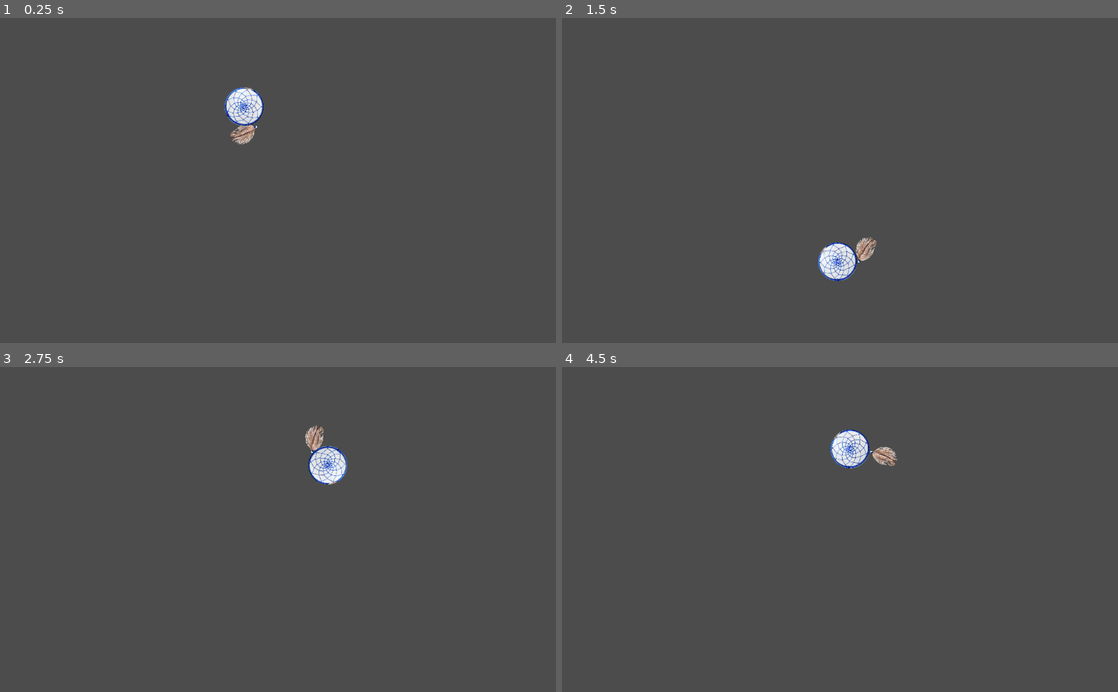
Above: before the commit, frames 1-4 (two rows, left to right).
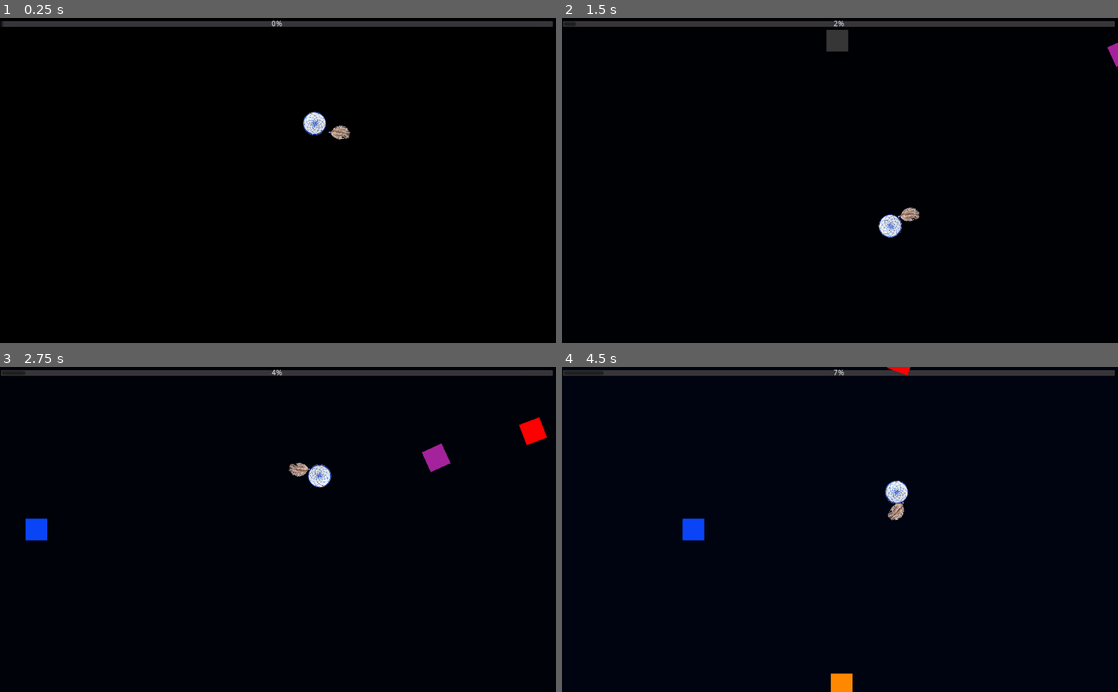
Above: after the commit, the same moments.

Repository: timmmmmb/GodotWildJam55
Game: Godot game, scene res://scenes/Level.tscn
The game is run twice, just before and just after one commit, with the same random seed, the same clock (stepped at 60 frames per second) and the same inputs.
Inputs (mouse positions are in pixels of both pictures, inside the frame that each line leads up to):
- Up to frame 1 (0.25 s): no input
- Up to frame 2 (1.5 s): move the mouse to (962, 164) at 0.52 s; move the mouse to (728, 196) at 1.27 s
- Up to frame 3 (2.75 s): move the mouse to (333, 458) at 2.02 s
- Up to frame 4 (4.5 s): move the mouse to (812, 594) at 2.77 s; move the mouse to (1006, 578) at 3.52 s; move the mouse to (673, 480) at 4.27 s

The runs differ from the first frame. In frame 1, 99% of the frame differs, in the area x 0-100%, y 0-100%; in frame 2, 98%; in frame 3, 99%; in frame 4, 99%.

Commit message:
Added dreams

Diff:
--- a/project.godot
+++ b/project.godot
@@ -8,8 +8,14 @@
 
 config_version=4
 
-_global_script_classes=[  ]
+_global_script_classes=[ {
+"base": "Area2D",
+"class": "Dream",
+"language": "GDScript",
+"path": "res://scenes/dreams/Dream.gd"
+} ]
 _global_script_class_icons={
+"Dream": ""
 }
 
 [application]
--- a/scenes/Player.gd
+++ b/scenes/Dreamcatcher.gd
@@ -3,7 +3,7 @@
 const DEADZONE = 0.3
 const EPSILON = 0.0001
 
-export var speed: float
+export var movement_speed: float
 export var radius: float
 export var rotation_speed: float
 
@@ -50,7 +50,7 @@
 	self.last_mouse_angle = mouse_angle
 
 
-func _get_angle_delta(from: float, to: float, speeed: float, delta: float) -> float:
+func _get_angle_delta(from: float, to: float, speed: float, delta: float) -> float:
 	from = _normalize_angle(from)
 	var angle_delta = _normalize_angle(to - from)
 
@@ -58,16 +58,17 @@
 		angle_delta -= TAU
 
 	var max_delta = speed * delta
-
 	return clamp(angle_delta, -max_delta, max_delta)
 
 
 func _physics_process(delta: float) -> void:
 	_update_target_angle()
 
-	var angle_delta = _get_angle_delta(self.current_angle, self.target_angle, self.speed, delta)
+	var angle_delta = _get_angle_delta(
+		self.current_angle, self.target_angle, self.movement_speed, delta
+	)
 	self.current_angle += angle_delta
-	position = Vector2(radius, 0.0).rotated(self.current_angle)
+	self.position = Vector2(radius, 0.0).rotated(self.current_angle)
 
 	if angle_delta > 0:
 		self.target_rotation = self.current_angle + PI / 2
--- a/scenes/Player.tscn
+++ b/scenes/Dreamcatcher.tscn
@@ -1,21 +1,21 @@
 [gd_scene load_steps=6 format=2]
 
 [ext_resource path="res://assets/Dreamcatcher.png" type="Texture" id=1]
-[ext_resource path="res://scenes/Player.gd" type="Script" id=2]
+[ext_resource path="res://scenes/Dreamcatcher.gd" type="Script" id=2]
 [ext_resource path="res://assets/Feather.png" type="Texture" id=3]
 
 [sub_resource type="CapsuleShape2D" id=3]
-radius = 12.0
+radius = 9.99997
+height = 12.0
 
 [sub_resource type="CircleShape2D" id=2]
-radius = 35.0
+radius = 20.0
 
-[node name="Player" type="KinematicBody2D"]
+[node name="Dreamcatcher" type="KinematicBody2D" groups=["dreamcatcher"]]
 script = ExtResource( 2 )
-speed = 10.0
 
 [node name="PinJoint2D" type="PinJoint2D" parent="."]
-position = Vector2( -36, 0 )
+position = Vector2( -21, 0 )
 node_a = NodePath("..")
 node_b = NodePath("../Feather")
 disable_collision = false
@@ -23,18 +23,18 @@
 [node name="Feather" type="RigidBody2D" parent="."]
 
 [node name="Sprite" type="Sprite" parent="Feather"]
-position = Vector2( -62, -2 )
+position = Vector2( -41, -1 )
 rotation = 1.5708
-scale = Vector2( 0.2, 0.2 )
+scale = Vector2( 0.15, 0.15 )
 texture = ExtResource( 3 )
 
 [node name="CollisionShape2D" type="CollisionShape2D" parent="Feather"]
-position = Vector2( -64, 0 )
+position = Vector2( -43, -1 )
 rotation = 1.5708
 shape = SubResource( 3 )
 
 [node name="Sprite" type="Sprite" parent="."]
-scale = Vector2( 0.25, 0.25 )
+scale = Vector2( 0.15, 0.15 )
 texture = ExtResource( 1 )
 
 [node name="CollisionShape2D" type="CollisionShape2D" parent="."]
--- a/scenes/Level.tscn
+++ b/scenes/Level.tscn
@@ -1,13 +1,166 @@
-[gd_scene load_steps=2 format=2]
+[gd_scene load_steps=9 format=2]
 
-[ext_resource path="res://scenes/Player.tscn" type="PackedScene" id=1]
+[ext_resource path="res://scenes/Dreamcatcher.tscn" type="PackedScene" id=1]
+[ext_resource path="res://scenes/dreams/GoodDream.tscn" type="PackedScene" id=2]
+[ext_resource path="res://scenes/dreams/BadDream.tscn" type="PackedScene" id=3]
+[ext_resource path="res://scenes/dreams/FastDream.tscn" type="PackedScene" id=4]
+[ext_resource path="res://scenes/dreams/SpiralDream.tscn" type="PackedScene" id=5]
+[ext_resource path="res://scenes/dreams/RandomDream.tscn" type="PackedScene" id=6]
+
+[sub_resource type="Animation" id=1]
+resource_name = "Main"
+length = 60.0
+loop = true
+tracks/0/type = "bezier"
+tracks/0/path = NodePath("Background:color:r")
+tracks/0/interp = 1
+tracks/0/loop_wrap = true
+tracks/0/imported = false
+tracks/0/enabled = true
+tracks/0/keys = {
+"points": PoolRealArray( 0, -0.25, 0, 0.25, 0, 0, -0.25, 0, 0.25, 0, 0.580392, -0.25, 0, 0.25, 0, 1, -0.25, 0, 0.25, 0 ),
+"times": PoolRealArray( 0, 52.2, 56.5, 60 )
+}
+tracks/1/type = "bezier"
+tracks/1/path = NodePath("Background:color:g")
+tracks/1/interp = 1
+tracks/1/loop_wrap = true
+tracks/1/imported = false
+tracks/1/enabled = true
+tracks/1/keys = {
+"points": PoolRealArray( 0, -0.25, 0, 0.25, 0, 0.203922, -0.25, 0, 0.25, 0, 0, -0.25, 0, 0.25, 0, 0.937255, -0.25, 0, 0.25, 0 ),
+"times": PoolRealArray( 0, 52.2, 56.5, 60 )
+}
+tracks/2/type = "bezier"
+tracks/2/path = NodePath("Background:color:b")
+tracks/2/interp = 1
+tracks/2/loop_wrap = true
+tracks/2/imported = false
+tracks/2/enabled = true
+tracks/2/keys = {
+"points": PoolRealArray( 0, -0.25, 0, 0.25, 0, 0.74902, -0.25, 0, 0.25, 0, 0.937255, -0.25, 0, 0.25, 0, 0, -0.25, 0, 0.25, 0 ),
+"times": PoolRealArray( 0, 52.2, 56.5, 60 )
+}
+tracks/3/type = "bezier"
+tracks/3/path = NodePath("Background:color:a")
+tracks/3/interp = 1
+tracks/3/loop_wrap = true
+tracks/3/imported = false
+tracks/3/enabled = true
+tracks/3/keys = {
+"points": PoolRealArray( 1, -0.25, 0, 0.25, 0, 1, -0.25, 0, 0.25, 0, 1, -0.25, 0, 0.25, 0, 1, -0.25, 0, 0.25, 0 ),
+"times": PoolRealArray( 0, 52.2, 56.5, 60 )
+}
+tracks/4/type = "value"
+tracks/4/path = NodePath("ProgressBar:value")
+tracks/4/interp = 1
+tracks/4/loop_wrap = true
+tracks/4/imported = false
+tracks/4/enabled = true
+tracks/4/keys = {
+"times": PoolRealArray( 0, 60 ),
+"transitions": PoolRealArray( 1, 1 ),
+"update": 0,
+"values": [ 0.0, 100.0 ]
+}
+
+[sub_resource type="Animation" id=2]
+length = 0.001
+tracks/0/type = "bezier"
+tracks/0/path = NodePath("Background:color:r")
+tracks/0/interp = 1
+tracks/0/loop_wrap = true
+tracks/0/imported = false
+tracks/0/enabled = true
+tracks/0/keys = {
+"points": PoolRealArray( 0, -0.25, 0, 0.25, 0 ),
+"times": PoolRealArray( 0 )
+}
+tracks/1/type = "bezier"
+tracks/1/path = NodePath("Background:color:g")
+tracks/1/interp = 1
+tracks/1/loop_wrap = true
+tracks/1/imported = false
+tracks/1/enabled = true
+tracks/1/keys = {
+"points": PoolRealArray( 0, -0.25, 0, 0.25, 0 ),
+"times": PoolRealArray( 0 )
+}
+tracks/2/type = "bezier"
+tracks/2/path = NodePath("Background:color:b")
+tracks/2/interp = 1
+tracks/2/loop_wrap = true
+tracks/2/imported = false
+tracks/2/enabled = true
+tracks/2/keys = {
+"points": PoolRealArray( 0, -0.25, 0, 0.25, 0 ),
+"times": PoolRealArray( 0 )
+}
+tracks/3/type = "bezier"
+tracks/3/path = NodePath("Background:color:a")
+tracks/3/interp = 1
+tracks/3/loop_wrap = true
+tracks/3/imported = false
+tracks/3/enabled = true
+tracks/3/keys = {
+"points": PoolRealArray( 1, -0.25, 0, 0.25, 0 ),
+"times": PoolRealArray( 0 )
+}
+tracks/4/type = "value"
+tracks/4/path = NodePath("ProgressBar:value")
+tracks/4/interp = 1
+tracks/4/loop_wrap = true
+tracks/4/imported = false
+tracks/4/enabled = true
+tracks/4/keys = {
+"times": PoolRealArray( 0 ),
+"transitions": PoolRealArray( 1 ),
+"update": 0,
+"values": [ 0.0 ]
+}
 
 [node name="Level" type="Node2D"]
 
-[node name="Player" parent="." instance=ExtResource( 1 )]
-speed = 8.0
-radius = 150.0
-rotation_speed = 2.0
+[node name="AnimationPlayer" type="AnimationPlayer" parent="."]
+autoplay = "Main"
+anims/Main = SubResource( 1 )
+anims/RESET = SubResource( 2 )
+
+[node name="Background" type="ColorRect" parent="."]
+margin_left = -520.0
+margin_top = -312.0
+margin_right = 520.0
+margin_bottom = 304.0
+color = Color( 0, 0, 0, 1 )
+__meta__ = {
+"_edit_lock_": true
+}
+
+[node name="ProgressBar" type="ProgressBar" parent="."]
+margin_left = -512.0
+margin_top = -296.0
+margin_right = 508.0
+margin_bottom = -282.0
+
+[node name="Dreamcatcher" parent="." instance=ExtResource( 1 )]
+movement_speed = 4.0
+radius = 125.0
+rotation_speed = 10.0
 
 [node name="Camera2D" type="Camera2D" parent="."]
 current = true
+
+[node name="GoodDream" parent="." instance=ExtResource( 2 )]
+position = Vector2( -720, 0 )
+
+[node name="BadDream" parent="." instance=ExtResource( 3 )]
+position = Vector2( -8, -408 )
+
+[node name="FastDream" parent="." instance=ExtResource( 4 )]
+position = Vector2( 792, -360 )
+
+[node name="SpiralDream" parent="." instance=ExtResource( 5 )]
+position = Vector2( 680, 376 )
+
+[node name="RandomDream" parent="." instance=ExtResource( 6 )]
+position = Vector2( 8, 736 )
--- /dev/null
+++ b/scenes/dreams/BadDream.tscn
@@ -0,0 +1,9 @@
+[gd_scene load_steps=2 format=2]
+
+[ext_resource path="res://scenes/dreams/GoodDream.tscn" type="PackedScene" id=1]
+
+[node name="BadDream" instance=ExtResource( 1 )]
+dream_type = 1
+
+[node name="ColorRect" parent="." index="1"]
+color = Color( 0.215686, 0.215686, 0.215686, 1 )
--- /dev/null
+++ b/scenes/dreams/Dream.gd
@@ -0,0 +1,38 @@
+class_name Dream
+extends Area2D
+
+signal loose_life
+
+enum DreamType { GOOD, BAD }
+
+export var speed: Vector2 = Vector2(100.0, 0.0)
+export (DreamType) var dream_type = DreamType.GOOD
+
+const center_radius: float = 30.0
+
+
+func _physics_process(delta: float) -> void:
+	look_at(Vector2.ZERO)
+
+	self.position += self.speed.rotated(self.rotation) * delta
+
+	if position.abs().length() < center_radius:
+		_on_center_entered()
+
+	for body in self.get_overlapping_bodies():
+		if body.is_in_group("dreamcatcher"):
+			_on_collission_with_dreamcatcher()
+
+
+func _on_collission_with_dreamcatcher() -> void:
+	get_parent().remove_child(self)
+
+	if self.dream_type == DreamType.GOOD:
+		emit_signal("loose_life")
+
+
+func _on_center_entered() -> void:
+	get_parent().remove_child(self)
+
+	if self.dream_type == DreamType.BAD:
+		emit_signal("loose_life")
--- /dev/null
+++ b/scenes/dreams/FastDream.tscn
@@ -0,0 +1,10 @@
+[gd_scene load_steps=2 format=2]
+
+[ext_resource path="res://scenes/dreams/GoodDream.tscn" type="PackedScene" id=1]
+
+[node name="FastDream" instance=ExtResource( 1 )]
+speed = Vector2( 200, 0 )
+dream_type = 1
+
+[node name="ColorRect" parent="." index="1"]
+color = Color( 0.647059, 0.141176, 0.615686, 1 )
--- /dev/null
+++ b/scenes/dreams/GoodDream.tscn
@@ -0,0 +1,19 @@
+[gd_scene load_steps=3 format=2]
+
+[ext_resource path="res://scenes/dreams/Dream.gd" type="Script" id=1]
+
+[sub_resource type="RectangleShape2D" id=1]
+extents = Vector2( 20, 20 )
+
+[node name="GoodDream" type="Area2D"]
+script = ExtResource( 1 )
+
+[node name="CollisionShape2D" type="CollisionShape2D" parent="."]
+shape = SubResource( 1 )
+
+[node name="ColorRect" type="ColorRect" parent="."]
+margin_left = -20.0
+margin_top = -20.0
+margin_right = 20.0
+margin_bottom = 20.0
+color = Color( 0.0392157, 0.270588, 0.972549, 1 )
--- /dev/null
+++ b/scenes/dreams/RandomDream.gd
@@ -0,0 +1,20 @@
+extends Dream
+
+const reveal_distance = 200
+var is_revealed = false
+
+
+func _physics_process(_delta: float) -> void:
+	if position.abs().length() < reveal_distance and not self.is_revealed:
+		_reveal()
+
+
+func _reveal():
+	if randi() % 2:
+		$ColorRect.color = Color(0.215686, 0.215686, 0.215686)
+		self.dream_type = DreamType.BAD
+	else:
+		$ColorRect.color = Color(0.039216, 0.270588, 0.972549)
+		self.dream_type = DreamType.GOOD
+
+	is_revealed = true
--- /dev/null
+++ b/scenes/dreams/RandomDream.tscn
@@ -0,0 +1,10 @@
+[gd_scene load_steps=3 format=2]
+
+[ext_resource path="res://scenes/dreams/GoodDream.tscn" type="PackedScene" id=1]
+[ext_resource path="res://scenes/dreams/RandomDream.gd" type="Script" id=2]
+
+[node name="RandomDream" instance=ExtResource( 1 )]
+script = ExtResource( 2 )
+
+[node name="ColorRect" parent="." index="1"]
+color = Color( 1, 0.537255, 0, 1 )
--- /dev/null
+++ b/scenes/dreams/SpiralDream.tscn
@@ -0,0 +1,10 @@
+[gd_scene load_steps=2 format=2]
+
+[ext_resource path="res://scenes/dreams/GoodDream.tscn" type="PackedScene" id=1]
+
+[node name="SpiralDream" instance=ExtResource( 1 )]
+speed = Vector2( 100, 200 )
+dream_type = 1
+
+[node name="ColorRect" parent="." index="1"]
+color = Color( 1, 0, 0, 1 )
